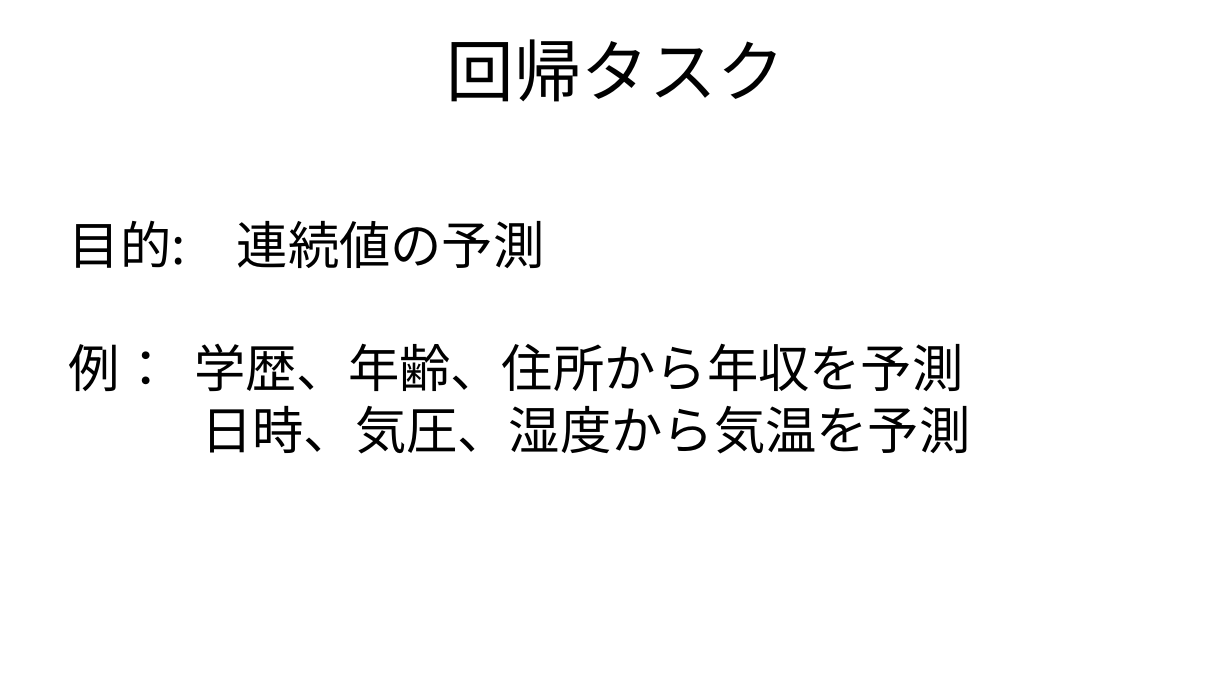
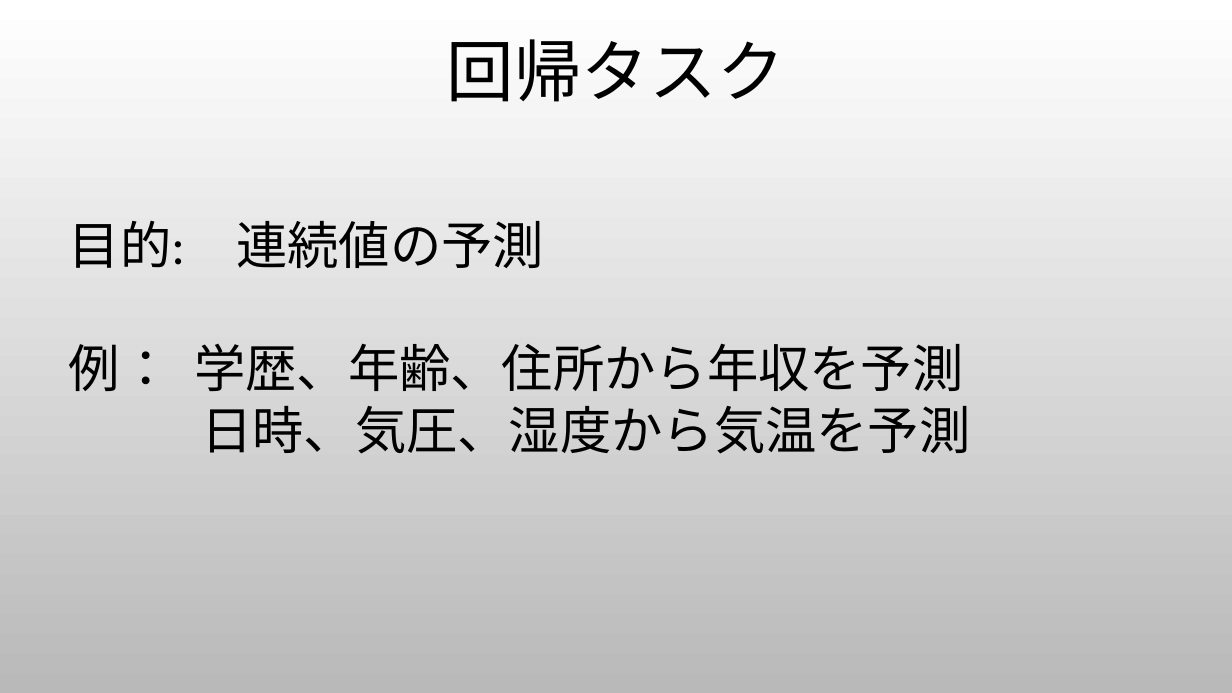
Before and after one commit to ShomaMori/kikaigakushu, a slide deck: slide 3 of zemi.pptx. Drawn at 1232x693 pixels with LibreOffice and Linux fonts; fonts in the diff are those of the drawing; background and template pictures are left out. Boxes give left, top, right and bottom in pixels: in the first picture for what was removed or moved away, otherwise in the second. Text is boxed around its words. In the diff, an @@ line names an element or a change of style, - is before the commit and + after.

```diff
--- a/zemi.pptx
+++ b/zemi.pptx
@@ background #FFFFFF to picture (left out) @@
@@ text "目的: 連続値の予測" at <box>69,221,970,454</box>: font Noto Sans CJK JP to Calibri @@
```
Also in this commit, not shown: 3 other slides changed, 6 slides added, 6 other files.
